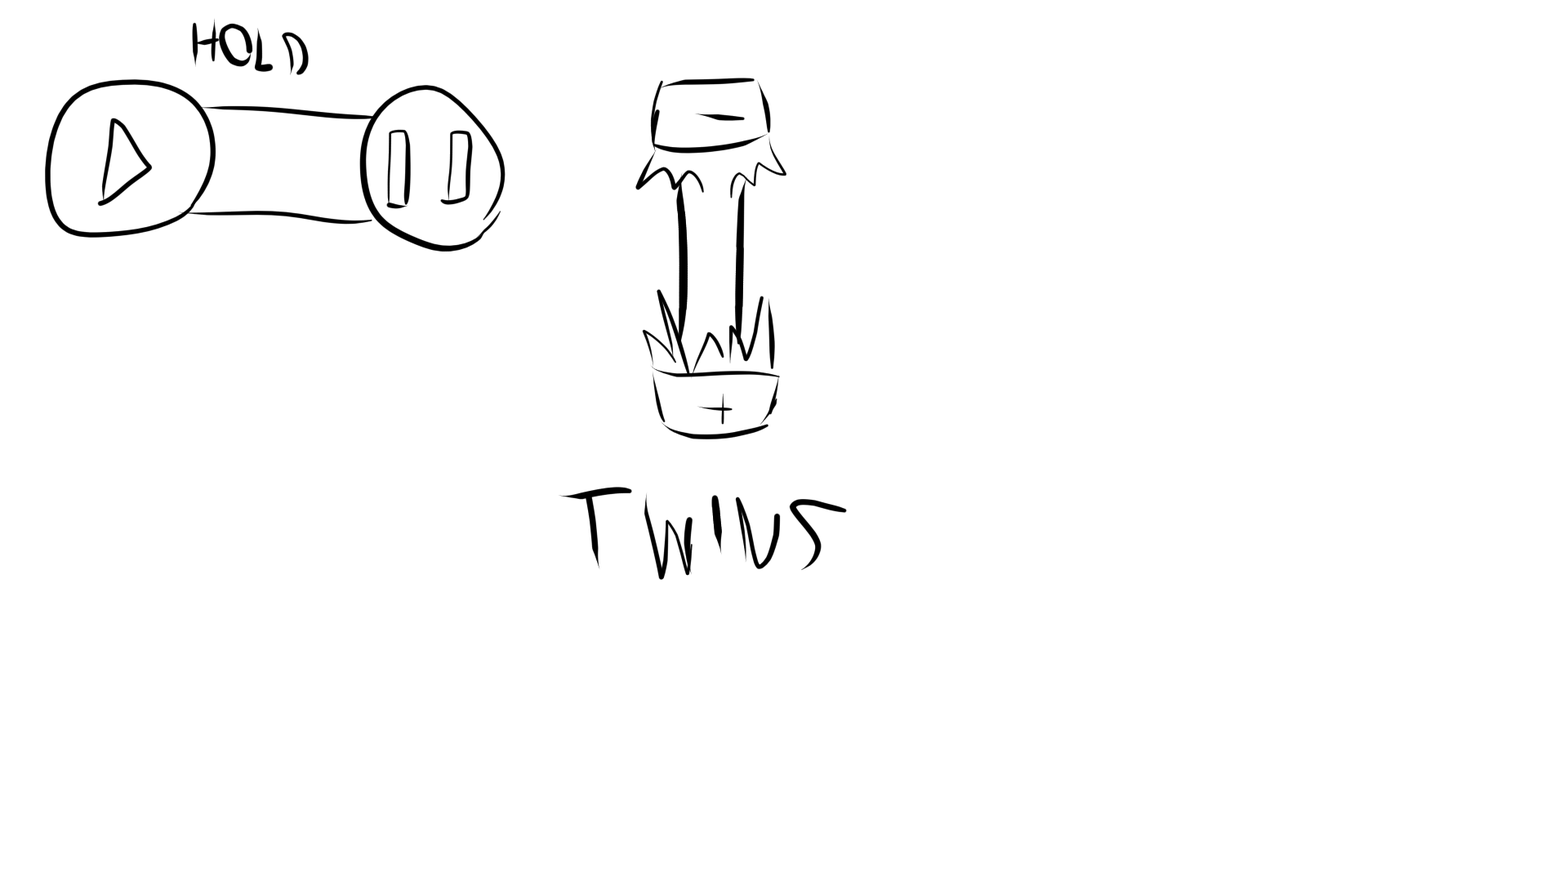
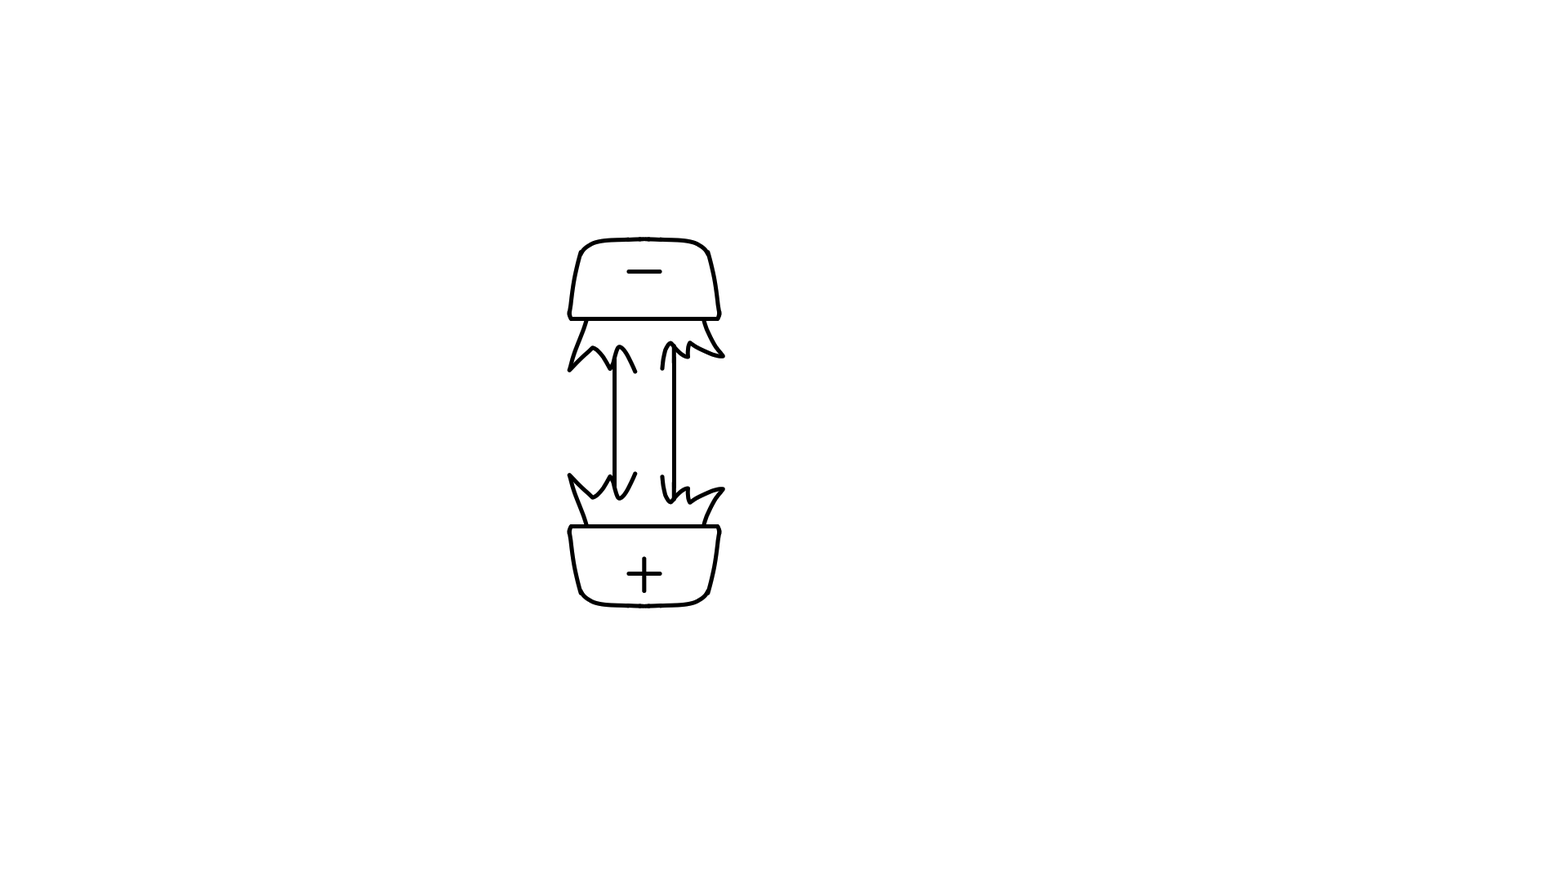
Comparing the layer stacks of the two 1568×882 images. Changes:
removed group "Agrupar 3" (1 layers) over (44, 17, 847, 609)
removed layer "Pintar camada 4" from group "Agrupar 3" over (44, 17, 847, 609)
added group "finais" with 17 layers above "bosta" over (261, 31, 847, 609)
added layer "twins final" in group "finais" over (557, 209, 732, 609)
renamed "Pintar camada 1" to "background white", hid it, painted on it over (44, 17, 847, 609)